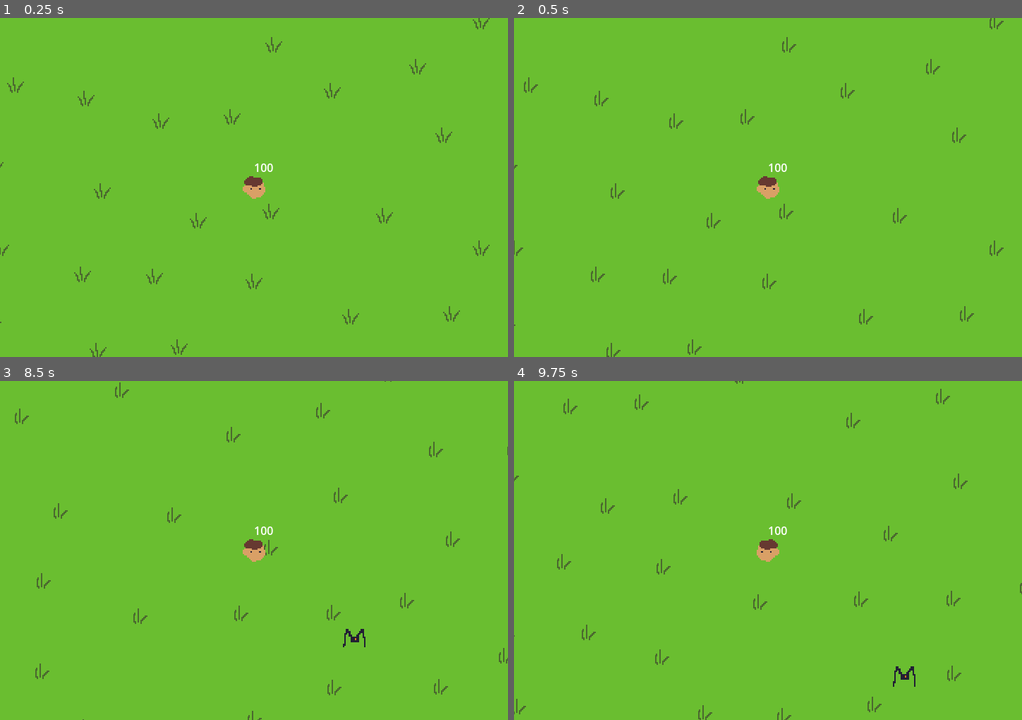
Above: before the commit, frames 1-4 (two rows, left to right).
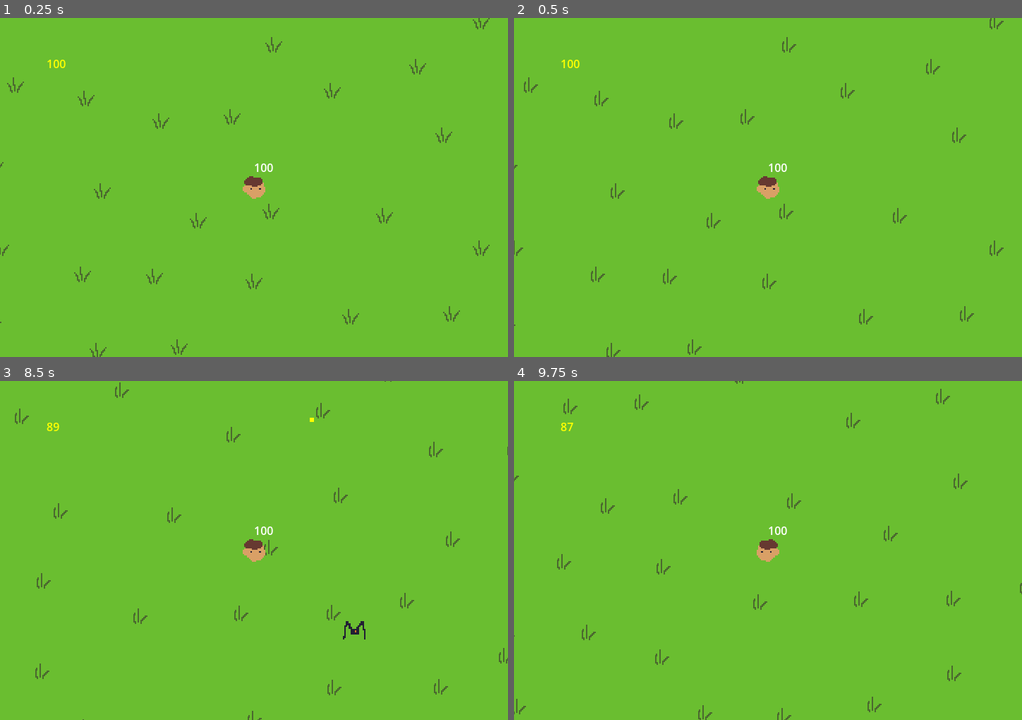
Above: after the commit, the same moments.

Repository: alecray/2d-game
Game: Godot game, scene res://scenes/main.tscn
The game is run twice, just before and just after one commit, with the same random seed, the same clock (stepped at 60 frames per second) and the same inputs.
Inputs (mouse positions are in pixels of both pictures, inside the frame that each line leads up to):
- Up to frame 1 (0.25 s): no input
- Up to frame 2 (0.5 s): no input
- Up to frame 3 (8.5 s): move the mouse to (365, 533) at 0.52 s; hold D 0.53-1.28 s; click (365, 533) at 0.67 s; move the mouse to (152, 567) at 1.27 s; hold S 1.28-2.03 s; click (152, 567) at 1.42 s; move the mouse to (304, 475) at 2.02 s; hold D 2.03-2.78 s; click (304, 475) at 2.17 s; move the mouse to (228, 618) at 2.77 s; hold W 2.78-3.53 s; click (228, 618) at 2.92 s; move the mouse to (406, 601) at 3.52 s; hold A 3.53-5.03 s; click (406, 601) at 3.67 s; move the mouse to (101, 499) at 4.27 s; click (101, 499) at 4.42 s; move the mouse to (279, 550) at 5.02 s; hold S 5.03-5.78 s; click (279, 550) at 5.17 s; move the mouse to (177, 465) at 5.77 s; hold D 5.78-6.53 s; click (177, 465) at 5.92 s; move the mouse to (365, 533) at 6.52 s; hold W 6.53-7.28 s; click (365, 533) at 6.67 s; move the mouse to (152, 567) at 7.27 s; hold D 7.28-8.03 s; click (152, 567) at 7.42 s; move the mouse to (304, 475) at 8.02 s; hold S from 8.03 s (still down); click (304, 475) at 8.17 s
- Up to frame 4 (9.75 s): move the mouse to (742, 618) at 8.77 s; release S at 8.78 s; hold A 8.78-9.53 s; click (742, 618) at 8.92 s; move the mouse to (920, 601) at 9.52 s; hold W from 9.53 s (still down); click (920, 601) at 9.67 s

The runs differ from the first frame. In frame 1, less than 0.1% of the frame differs, in the area x 9-13%, y 12-15%; in frame 2, less than 0.1%; in frame 3, 0.2%, in the area x 9-72%, y 10-79%; in frame 4, 0.1%.

Commit message:
Player received shooting mechanics, ammo tracking, and a yellow ammo label; enemies now chase the player and deal 10 damage on contact. A GameState singleton was added to track kills across the session for use on an end screen.

Diff:
--- /dev/null
+++ b/prefabs/bullet.tscn
@@ -0,0 +1,19 @@
+[gd_scene format=3 uid="uid://chgt6p3b3h"]
+
+[ext_resource type="Script" uid="uid://d3n0u0la" path="res://scripts/characters/bullet.gd" id="1_bullet"]
+
+[sub_resource type="CircleShape2D" id="CircleShape2D_bullet"]
+radius = 3.0
+
+[node name="Bullet" type="Area2D"]
+script = ExtResource("1_bullet")
+
+[node name="ColorRect" type="ColorRect" parent="."]
+offset_left = -3.0
+offset_top = -3.0
+offset_right = 3.0
+offset_bottom = 3.0
+color = Color(1, 1, 0, 1)
+
+[node name="CollisionShape2D" type="CollisionShape2D" parent="."]
+shape = SubResource("CircleShape2D_bullet")
--- a/prefabs/enemies/enemy1.tscn
+++ b/prefabs/enemies/enemy1.tscn
@@ -63,3 +63,9 @@
 [node name="CollisionShape2D" type="CollisionShape2D" parent="." unique_id=834003632]
 position = Vector2(0, -0.5)
 shape = SubResource("RectangleShape2D_trtoc")
+
+[node name="Area2D" type="Area2D" parent="." unique_id=445678901]
+
+[node name="CollisionShape2D_Area" type="CollisionShape2D" parent="Area2D" unique_id=445678902]
+position = Vector2(0, -0.5)
+shape = SubResource("RectangleShape2D_trtoc")
--- a/project.godot
+++ b/project.godot
@@ -34,6 +34,10 @@
 
 3d/physics_engine="Jolt Physics"
 
+[autoload]
+
+GameState="*res://scripts/game_state.gd"
+
 [rendering]
 
 rendering_device/driver.windows="d3d12"
--- a/scenes/main.tscn
+++ b/scenes/main.tscn
@@ -39,6 +39,23 @@
 
 [node name="Camera2D" type="Camera2D" parent="CharacterBody2D_Player" unique_id=1807067164]
 
+[node name="UI" type="Control" parent="CharacterBody2D_Player/Camera2D" unique_id=1410296028]
+custom_minimum_size = Vector2(650, 400)
+layout_mode = 3
+anchors_preset = 0
+offset_left = -322.0
+offset_top = -199.0
+offset_right = 328.0
+offset_bottom = 201.0
+
+[node name="Label_Ammo" type="Label" parent="CharacterBody2D_Player/Camera2D/UI" unique_id=1397098709]
+layout_mode = 0
+offset_left = 28.0
+offset_top = 12.0
+offset_right = 68.0
+offset_bottom = 35.0
+theme_override_colors/font_color = Color(1, 1, 0, 1)
+
 [node name="Label_Health" type="Label" parent="CharacterBody2D_Player" unique_id=292366797]
 offset_top = -40.0
 offset_right = 40.0
--- /dev/null
+++ b/scripts/characters/bullet.gd
@@ -0,0 +1,23 @@
+extends Area2D
+
+const SPEED = 400.0
+const LIFETIME = 5.0
+
+var direction = Vector2.ZERO
+var lifetime = LIFETIME
+
+func _ready() -> void:
+	area_entered.connect(_on_area_entered)
+
+func _physics_process(delta: float) -> void:
+	position += direction * SPEED * delta
+	lifetime -= delta
+	if lifetime <= 0:
+		queue_free()
+
+func _on_area_entered(area: Area2D) -> void:
+	if area.is_in_group("enemy_hitbox"):
+		var enemy = area.get_parent()
+		if enemy.has_method("die"):
+			enemy.die()
+		queue_free()
--- a/scripts/characters/enemy.gd
+++ b/scripts/characters/enemy.gd
@@ -1,31 +1,56 @@
 ## Enemy character with random movement and direction changes
 extends CharacterBody2D
 
-const SPEED = 100.0
-const CHANGE_DIRECTION_TIME = 2.0
+const SPEED = 100.0           # normal wandering speed
+const CHASE_SPEED = 220.0     # speed when chasing the player
+const ACCELERATION = 250.0    # how fast the enemy speeds up or slows down
+const CHANGE_DIRECTION_TIME = 2.0  # max seconds before picking a new wander direction
+const DETECTION_RANGE = 200.0 # how close the player has to be before the enemy notices them
+const DAMAGE = 10              # damage dealt to player on contact
 
-var direction = Vector2.ZERO
-var time_until_change = 0.0
+var direction = Vector2.ZERO  # which way the enemy is currently moving
+var time_until_change = 0.0   # countdown until the next random direction change
+var current_speed = SPEED     # tracks speed as it smoothly ramps up/down
 
 func _ready() -> void:
+	# start the direction change timer at a random value so not all enemies turn at the same time
 	time_until_change = randf_range(0.5, CHANGE_DIRECTION_TIME)
 	pick_random_direction()
 	$AnimatedSprite2D_Enemy1.play()
+	# register in groups so other scripts (player, bullets) can detect this enemy
+	add_to_group("enemy")
+	if has_node("Area2D"):
+		$Area2D.add_to_group("enemy_hitbox")
 
 func _physics_process(delta: float) -> void:
-	time_until_change -= delta
-	if time_until_change <= 0:
-		pick_random_direction()
-		time_until_change = randf_range(0.5, CHANGE_DIRECTION_TIME)
+	var player = get_tree().get_first_node_in_group("player")
 
-	velocity = direction * SPEED
+	if player and global_position.distance_to(player.global_position) <= DETECTION_RANGE:
+		# player is nearby — point straight at them and accelerate
+		direction = (player.global_position - global_position).normalized()
+		current_speed = move_toward(current_speed, CHASE_SPEED, ACCELERATION * delta)
+	else:
+		# player is far away — wander randomly and slow back down
+		time_until_change -= delta
+		if time_until_change <= 0:
+			pick_random_direction()
+			time_until_change = randf_range(0.5, CHANGE_DIRECTION_TIME)
+		current_speed = move_toward(current_speed, SPEED, ACCELERATION * delta)
+
+	velocity = direction * current_speed
 	move_and_slide()
 
+	# flip the sprite to face whichever horizontal direction the enemy is moving
 	if direction.x != 0:
 		$AnimatedSprite2D_Enemy1.flip_h = direction.x < 0
 
 
-## Pick a random direction and reset timer for next direction change
+## Pick a completely random direction to wander toward
 func pick_random_direction() -> void:
-	var random_angle = randf() * TAU
+	var random_angle = randf() * TAU  # TAU is a full 360 degrees in radians
 	direction = Vector2.from_angle(random_angle)
+
+## Remove this enemy from the scene (called when hit by a bullet)
+func die() -> void:
+	get_node("/root/GameState").kills += 1
+	queue_free()
--- a/scripts/characters/player.gd
+++ b/scripts/characters/player.gd
@@ -4,16 +4,21 @@
 const SPEED = 200.0
 const MAX_HEALTH = 100
 const DAMAGE_COOLDOWN = 0.5
+const BULLET_SCENE = preload("res://prefabs/bullet.tscn")
+const KNOCKBACK_FORCE = 300.0
 
 var health = MAX_HEALTH
 var damage_cooldown = 0.0
+var ammo = 100
 
 func _ready() -> void:
+	add_to_group("player")
 	var shader_mat = ShaderMaterial.new()
 	shader_mat.shader = preload("res://assets/shaders/white_flash.gdshader")
 	$Sprite2D_Player.material = shader_mat
 
 	update_health_display()
+	update_ammo_display()
 
 func _physics_process(delta: float) -> void:
 	## Collect input from WASD keys
@@ -42,8 +47,13 @@
 	damage_cooldown -= delta
 	for body in $HurtBox.get_overlapping_bodies():
 		if body.is_in_group("enemy") and damage_cooldown <= 0:
-			take_damage(1)
+			take_damage(body.DAMAGE)
 			damage_cooldown = DAMAGE_COOLDOWN
+
+func _input(event: InputEvent) -> void:
+	if event is InputEventMouseButton and event.pressed and event.button_index == MOUSE_BUTTON_LEFT:
+		shoot_bullet()
+
 
 ## Takes damage and updates display
 func take_damage(amount: int) -> void:
@@ -79,3 +89,21 @@
 ## Updates health label with current health value
 func update_health_display() -> void:
 	$Label_Health.text = str(health)
+
+## Updates ammo label with current ammo value
+func update_ammo_display() -> void:
+	$Camera2D/UI/Label_Ammo.text = str(ammo)
+
+## Shoot a bullet toward the cursor
+func shoot_bullet() -> void:
+	if ammo <= 0:
+		return
+
+	var bullet = BULLET_SCENE.instantiate()
+	var direction_to_cursor = (get_global_mouse_position() - global_position).normalized()
+	bullet.direction = direction_to_cursor
+	bullet.global_position = global_position + direction_to_cursor * 20
+	get_parent().add_child(bullet)
+
+	ammo -= 1
+	update_ammo_display()
--- /dev/null
+++ b/scripts/game_state.gd
@@ -0,0 +1,7 @@
+extends Node
+
+# total enemies killed this run — read this on the end screen
+var kills: int = 0
+
+func reset() -> void:
+	kills = 0
Not shown, added: scripts/characters/bullet.gd.uid
Not shown, added: scripts/game_state.gd.uid
Not shown, changed: .gitignore
